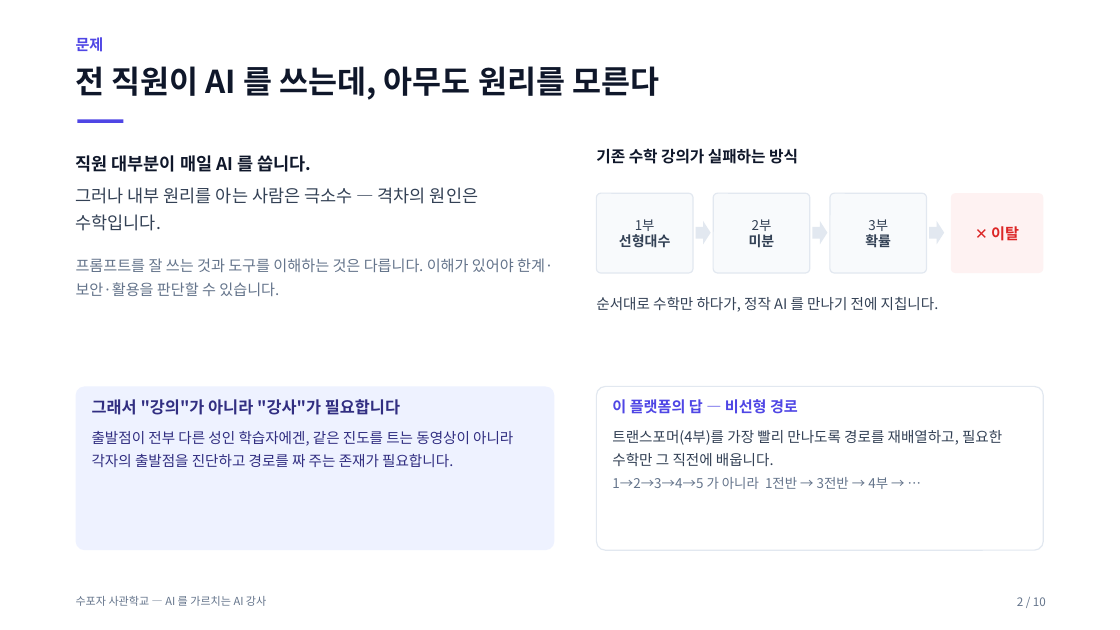
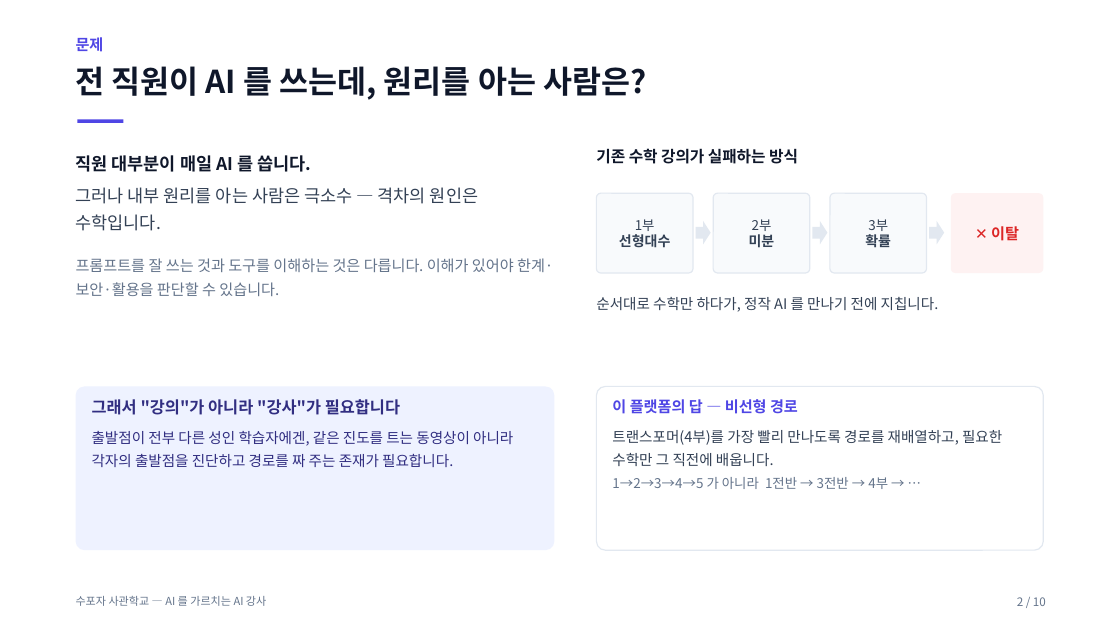
Before and after one commit to jiyupapa/math-platform, a slide deck: slide 2 of docs/hackathon/11_pitch_deck.pptx. Drawn at 1120x630 pixels with LibreOffice and Linux fonts; fonts in the diff are those of the drawing. Boxes give left, top, right and bottom in pixels: in the first picture for what was removed or moved away, otherwise in the second. Text is boxed around its words. In the diff, an @@ line names an element or a change of style, - is before the commit and + after.

```diff
--- a/docs/hackathon/11_pitch_deck.pptx
+++ b/docs/hackathon/11_pitch_deck.pptx
@@ text at [76,66,646,100]: text changed @@
-전 직원이 AI 를 쓰는데, 아무도 원리를 모른다
+전 직원이 AI 를 쓰는데, 원리를 아는 사람은?
```
Also in this commit, not shown: 2 other slides changed, 6 other files.
